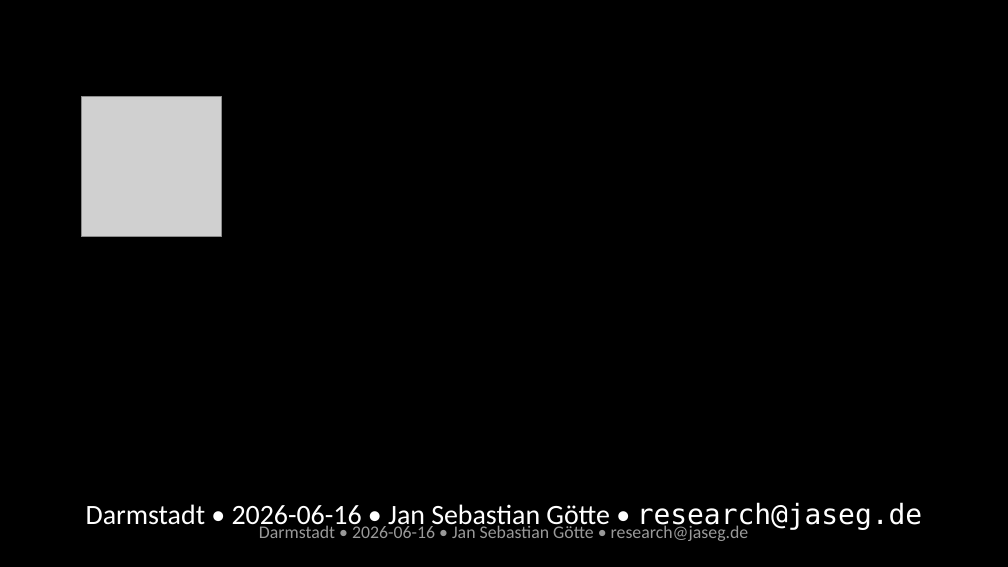
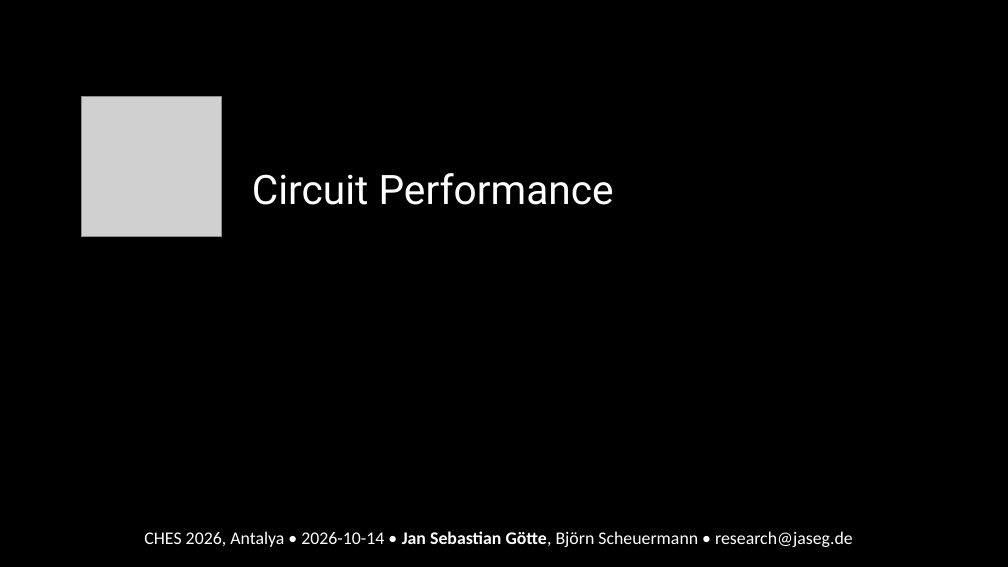
Before and after one commit to jaseg/sampling-mesh-monitor, a slide deck: slide 10 of talk/slides-dark.odp. Drawn at 1008x567 pixels with LibreOffice and Linux fonts; fonts in the diff are those of the drawing; grey boxes stand for pictures. Boxes give left, top, right and bottom in pixels: in the first picture for what was removed or moved away, otherwise in the second. Text is boxed around its words. In the diff, an @@ line names an element or a change of style, - is before the commit and + after.

```diff
--- a/talk/slides-dark.odp
+++ b/talk/slides-dark.odp
@@ title added at box(252, 173, 614, 205), 32 pt, text #FFFFFF @@
+Circuit Performance
@@ text at box(144, 531, 853, 547): text changed; text colour #999999 to #FFFFFF @@
-Darmstadt • 2026-06-16 • Jan Sebastian Götte • research@jaseg.de
+CHES 2026, Antalya • 2026-10-14 • Jan Sebastian Götte, Björn Scheuermann • research@jaseg.de
@@ text removed at box(259, 523, 749, 541) @@
-Darmstadt • 2026-06-16 • Jan Sebastian Götte • research@jaseg.de
```
Also in this commit, not shown: 4 other slides changed, 1 slide added, 1 slide removed.
